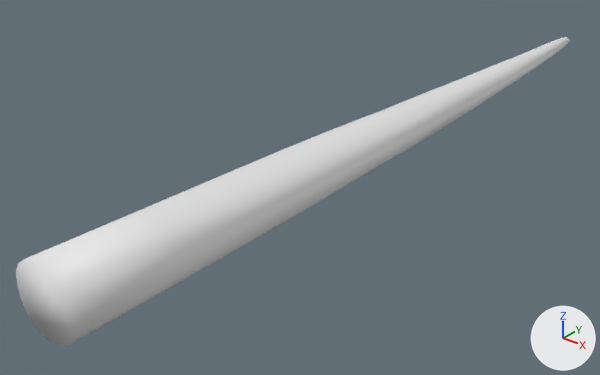
An edit to the OBJ model resources/snake/snake3.obj, drawn before and after from the same camera.
Both versions are drawn from a 50 mm lens placed at (0.257, -0.374, 0.208), pointed at (-0.038, -0.005, -0.021). Arrows for +X, +Y and +Z are at lower right; the lights stay in place. Where no turn or scale is listed for an object, it has been applied to the vertices.

The older version as bpy lines, for what is in view:
```python
me_cobra = bpy.data.meshes.new('COBRA')
me_cobra.from_pydata(...)  # 202 vertices, 383 faces; spans x -0.02..0.02, y -0.218..0.317, z -0.001..0.037
ob_cobra = bpy.data.objects.new('COBRA', me_cobra)
ob_cobra.location = (0.0, 0.0, 0.0)
```
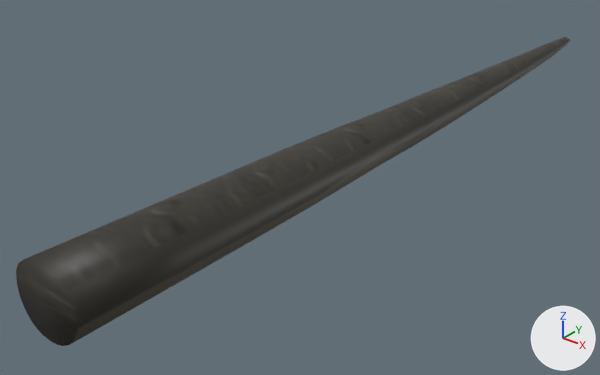
Location of each change, (x1, y1, x2, y2) in pixels of the pictures (600 x 375 px):
'COBRA', recoloured (white to black)
    both: (16, 37, 570, 346)

The change, as a list of edits to the scene's bpy script:
```text
Add img_cobra_tif:
    img_cobra_tif = load_image('COBRA.TIF', 'COBRA.TIF', 400, 1733, 'sRGB')
Add mat_material_001:
    mat_material_001 = principled_material('Material.001')
    mat_material_001.texture = img_cobra_tif
Change me_cobra:
    where me_cobra.from_pydata(...)  # 202 vertices, 383 faces; spans x -0.02..0.02, y -0.218..0.317, z -0.001..0.037
    add me_cobra.materials.append(mat_material_001)  # picture img_cobra_tif
```
